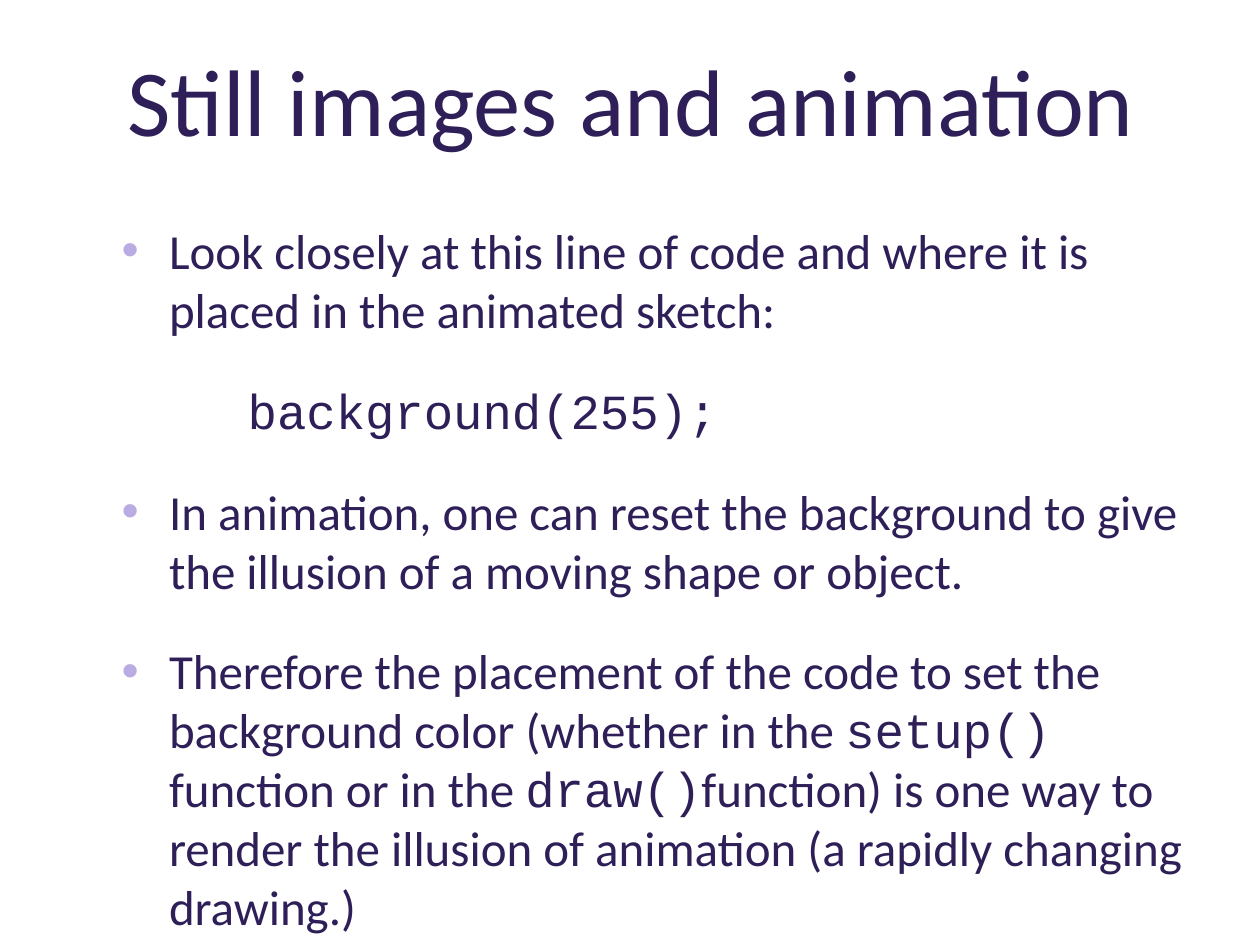
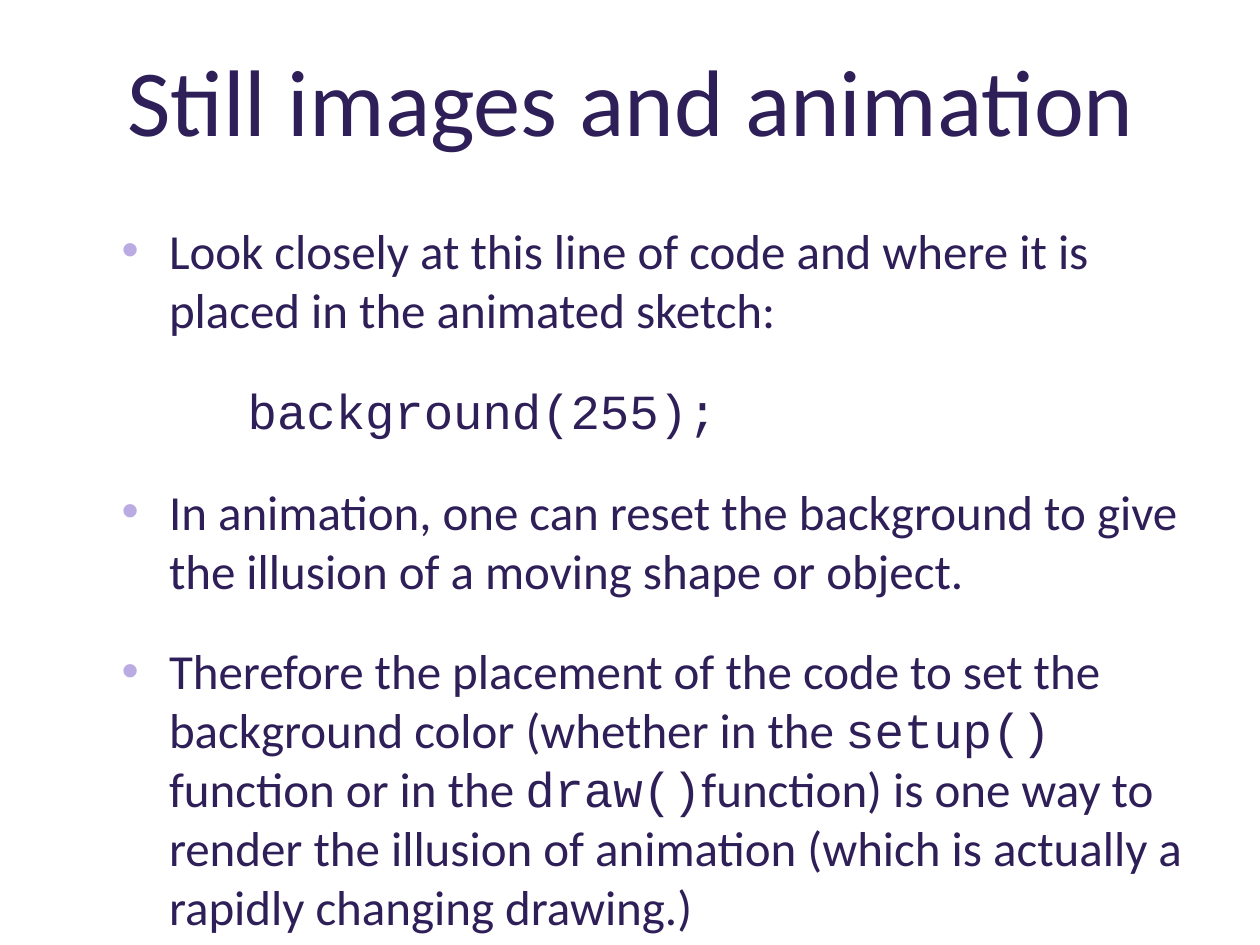
Before and after one commit to deenaengel/TF3_ProcessingSlides, a slide deck: slide 33 of Processing_Presentation_TF3_DE_notes.pptx (slide 32 before the commit). Drawn at 1260x945 pixels with LibreOffice and Linux fonts; fonts in the diff are those of the drawing; background and template pictures are left out. Boxes give left, top, right and bottom in pixels: in the first picture for what was removed or moved away, otherwise in the second. Text is boxed around its words. In the diff, an @@ line names an element or a change of style, - is before the commit and + after.

```diff
--- a/Processing_Presentation_TF3_DE_notes.pptx
+++ b/Processing_Presentation_TF3_DE_notes.pptx
@@ text at <box>169,655,1181,934</box>: text changed @@
-• Therefore the placement of the code to set the background color (whether in the setup() function or in the draw()function) is one way to render the illusion of animation (a rapidly changing drawing.)
+• Therefore the placement of the code to set the background color (whether in the setup() function or in the draw()function) is one way to render the illusion of animation (which is actually a rapidly changing drawing.)
```
Also in this commit, not shown: 15 other slides changed, 1 slide added.
